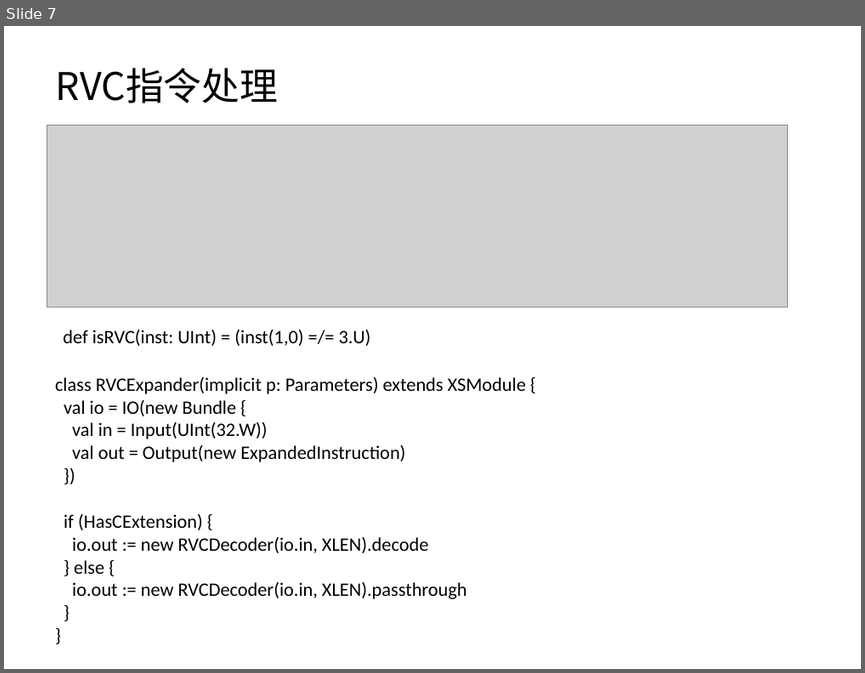
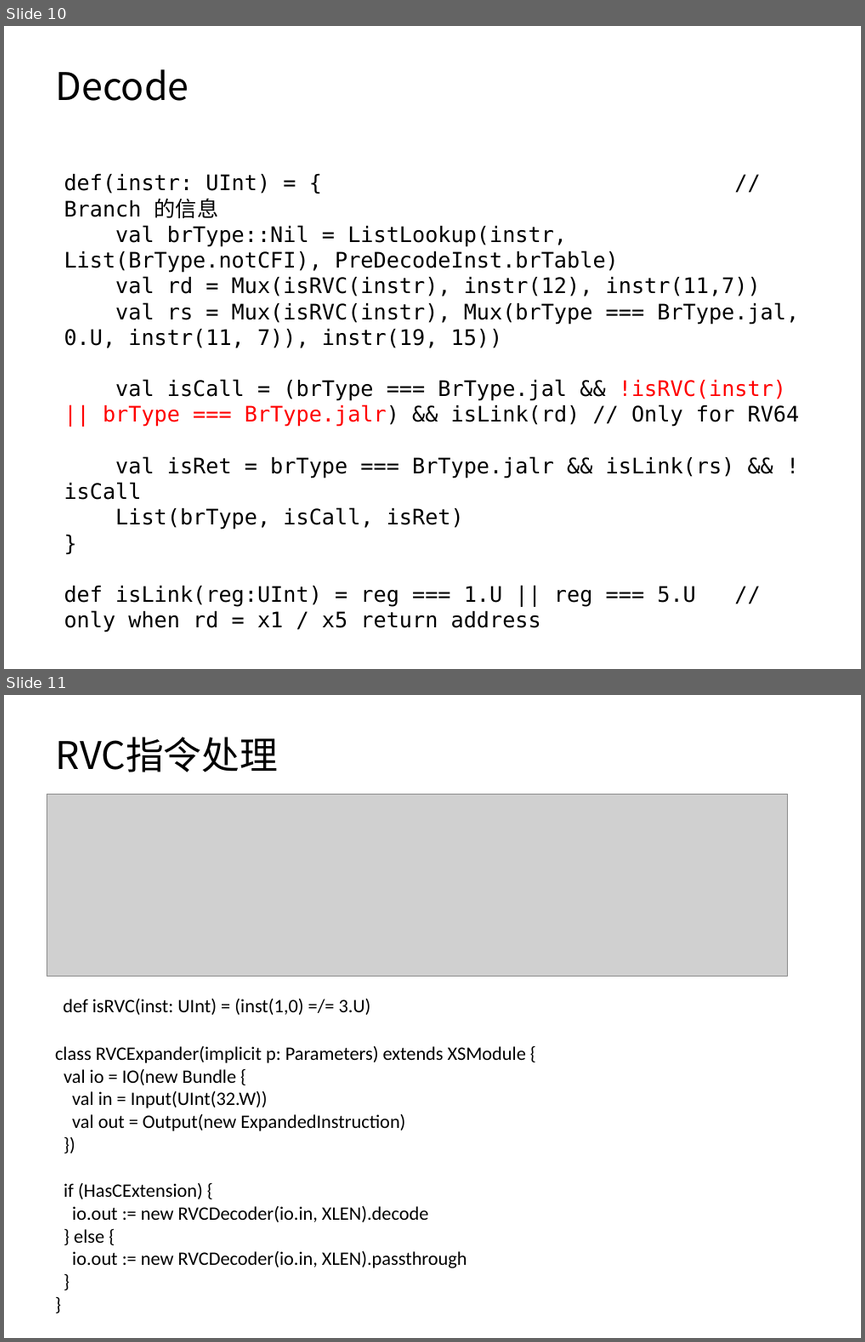
Before and after one commit to sqduan/Xiangshan_Learning, a slide deck: Documents/PreDecoder.pptx. Shown one above the other, each under a label of ours: slide 7 before the commit, slides 10 and 11 after it. The pictures are 865x673 and 865x1342 pixels, drawn with LibreOffice and Linux fonts; fonts in the diff are those of the drawing; grey boxes stand for pictures. Boxes give left, top, right and bottom in pixels: in the first picture for what was removed or moved away, otherwise in the second. Text is boxed around its words. In the diff, an @@ line names an element or a change of style, - is before the commit and + after.

Commit message:
Update decoder study materials

```diff
--- a/Documents/PreDecoder.pptx
+++ b/Documents/PreDecoder.pptx
@@ slide 10 added at <box>4,26,861,669</box>, background #FFFFFF @@
@@ title added at <box>55,69,188,101</box>, 32 pt, text #000000 @@
+Decode
@@ text added at <box>64,174,800,628</box>, 18 pt, text #000000 @@
+def(instr: UInt) = { // Branch 的信息
+val brType::Nil = ListLookup(instr, List(BrType.notCFI), PreDecodeInst.brTable)
+val rd = Mux(isRVC(instr), instr(12), instr(11,7))
+val rs = Mux(isRVC(instr), Mux(brType === BrType.jal, 0.U, instr(11, 7)), instr(19, 15))
+val isCall = (brType === BrType.jal && !isRVC(instr) || brType === BrType.jalr) && isLink(rd) // Only for RV64
+val isRet = brType === BrType.jalr && isLink(rs) && !isCall
+List(brType, isCall, isRet)
+}
+def isLink(reg:UInt) = reg === 1.U || reg === 5.U // only when rd = x1 / x5 return address
@@ what was slide 7 is now slide 11 @@
```
Also in this commit, not shown: 10 other slides added, 1 slide removed.
